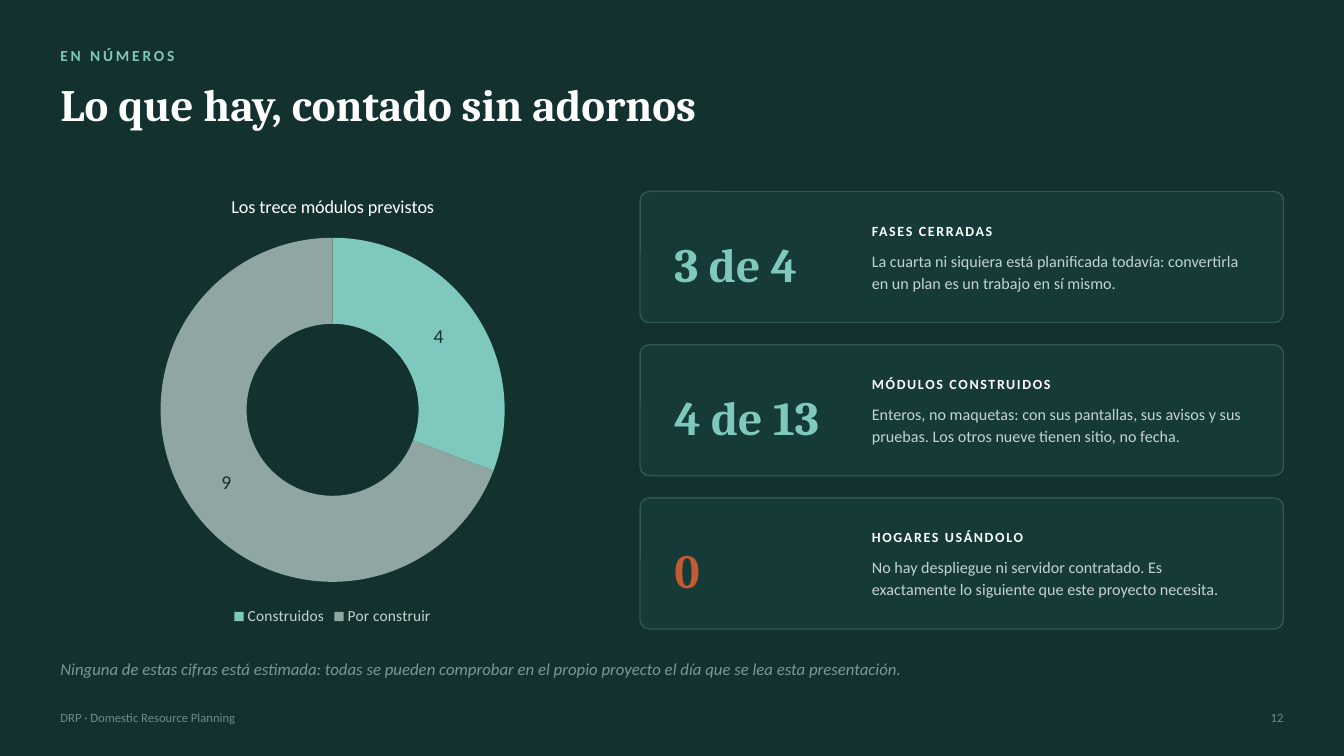
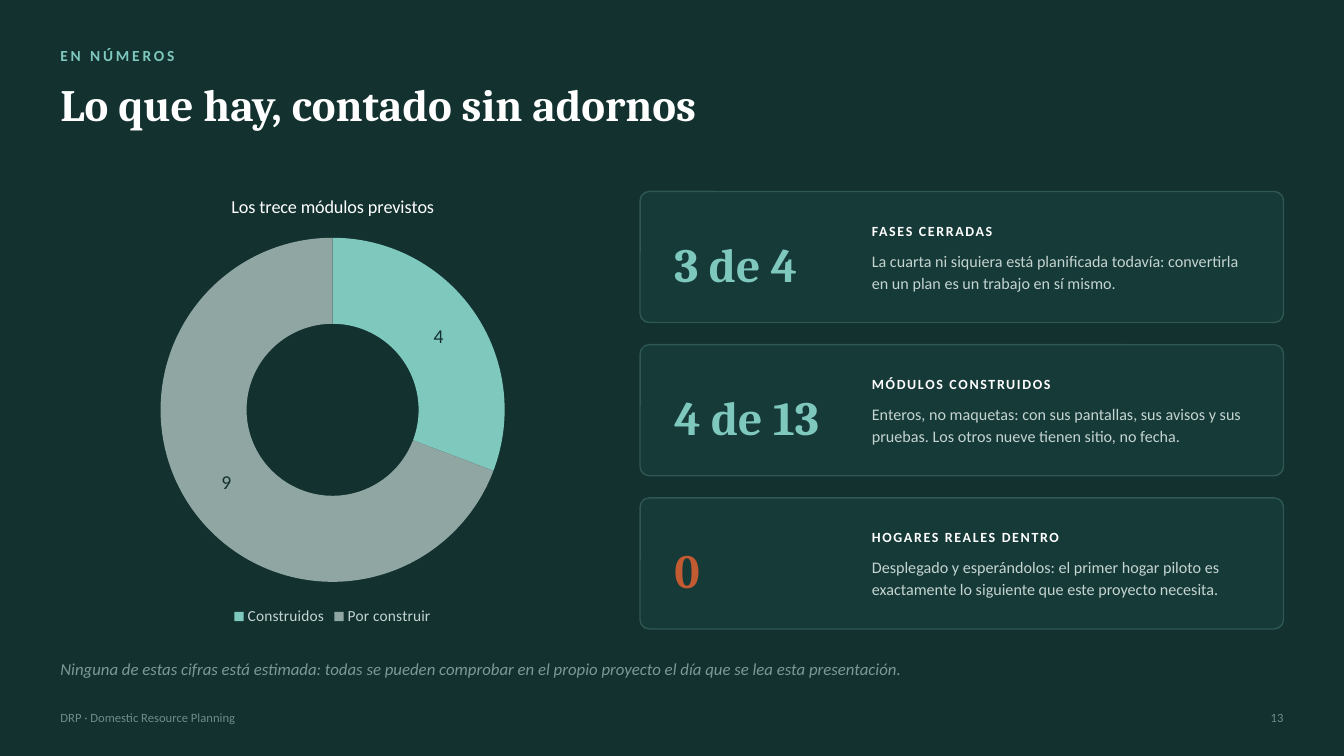
Before and after one commit to kikescribano/domestic_resource_planning, a slide deck: slide 14 of docs/common/marketing/presentations/DRP-comercial.pptx (slide 13 before the commit). Drawn at 1344x756 pixels with LibreOffice and Linux fonts; fonts in the diff are those of the drawing. Boxes give left, top, right and bottom in pixels: in the first picture for what was removed or moved away, otherwise in the second. Text is boxed around its words. In the diff, an @@ line names an element or a change of style, - is before the commit and + after.

```diff
--- a/docs/common/marketing/presentations/DRP-comercial.pptx
+++ b/docs/common/marketing/presentations/DRP-comercial.pptx
@@ text at bbox=[872, 533, 1059, 542]: text changed @@
-HOGARES USÁNDOLO
+HOGARES REALES DENTRO
@@ text at bbox=[872, 562, 1219, 598]: text changed @@
-No hay despliegue ni servidor contratado. Es exactamente lo siguiente que este proyecto necesita.
+Desplegado y esperándolos: el primer hogar piloto es exactamente lo siguiente que este proyecto necesita.
```
Also in this commit, not shown: 7 other slides changed, 1 slide added, 18 other files.
